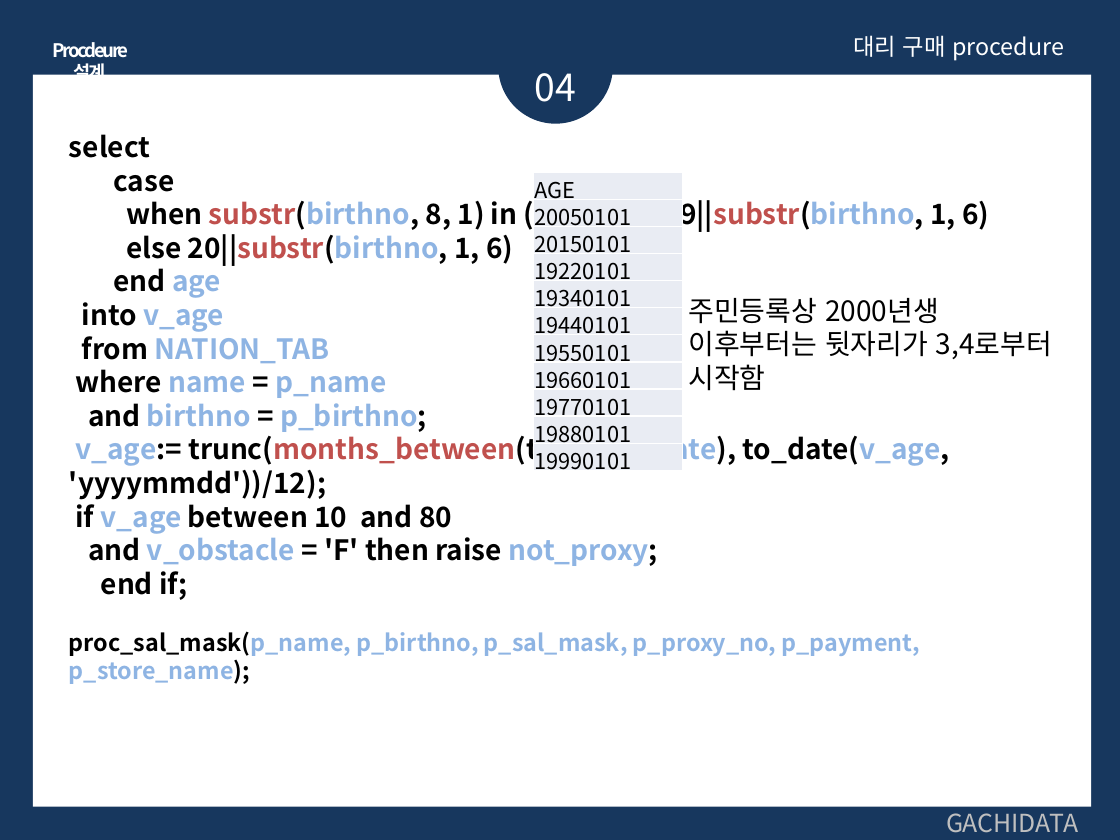
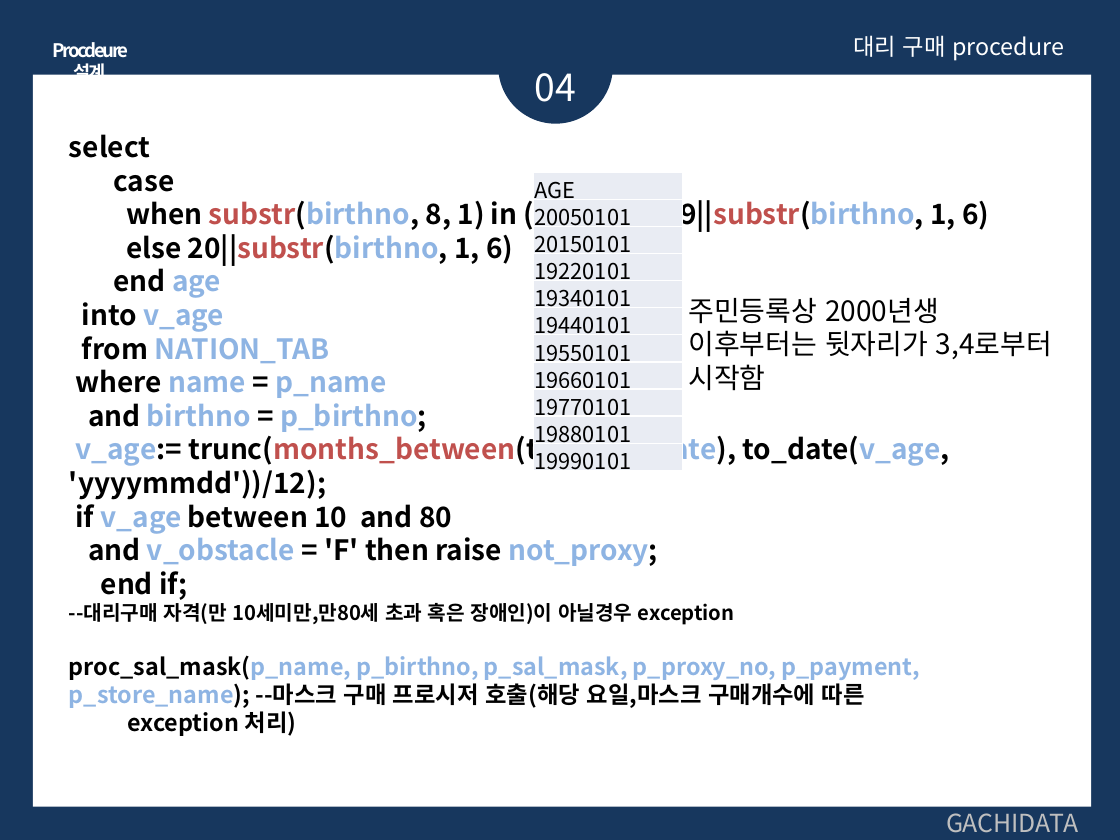
Before and after one commit to Monoreil/edu-sql, a slide deck: slide 22 of 11차SQL_hyeongmin.pptx. Drawn at 1120x840 pixels with LibreOffice and Linux fonts; fonts in the diff are those of the drawing. Boxes give left, top, right and bottom in pixels: in the first picture for what was removed or moved away, otherwise in the second. Text is boxed around its words. In the diff, an @@ line names an element or a change of style, - is before the commit and + after.

```diff
--- a/11차SQL_hyeongmin.pptx
+++ b/11차SQL_hyeongmin.pptx
@@ text at <box>69,599,920,736</box>: text changed; text colour #8EB4E3 to #000000 @@
-proc_sal_mask(p_name, p_birthno, p_sal_mask, p_proxy_no, p_payment, p_store_name);
+--대리구매 자격(만 10세미만,만80세 초과 혹은 장애인)이 아닐경우 exception
+proc_sal_mask(p_name, p_birthno, p_sal_mask, p_proxy_no, p_payment, p_store_name); --마스크 구매 프로시저 호출(해당 요일,마스크 구매개수에 따른 exception 처리)
```
Also in this commit, not shown: 6 other slides changed, 1 other file.
